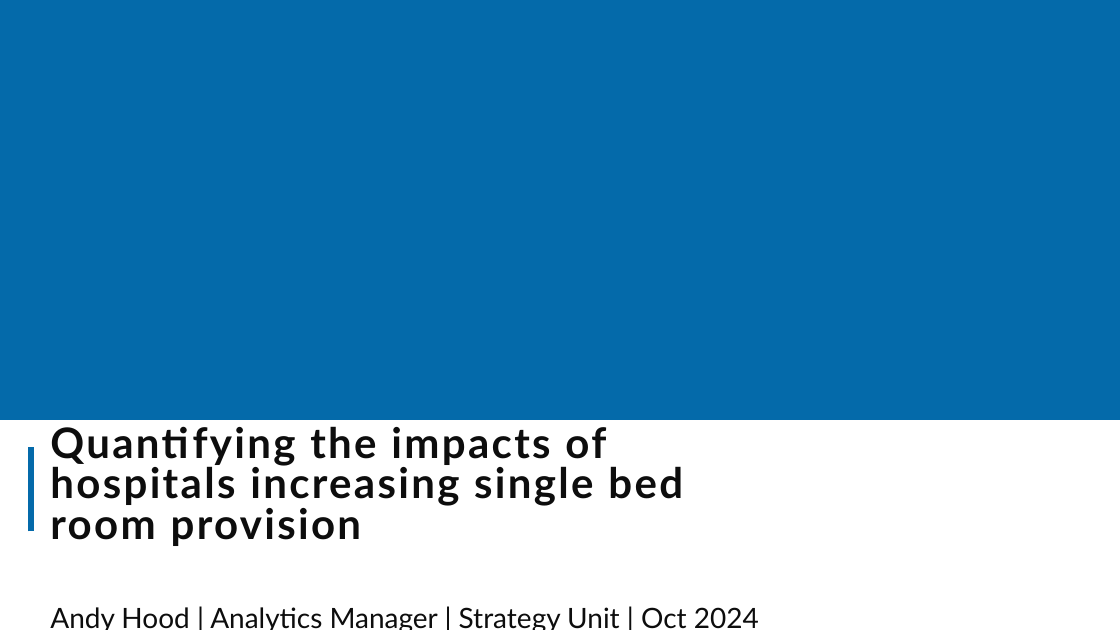
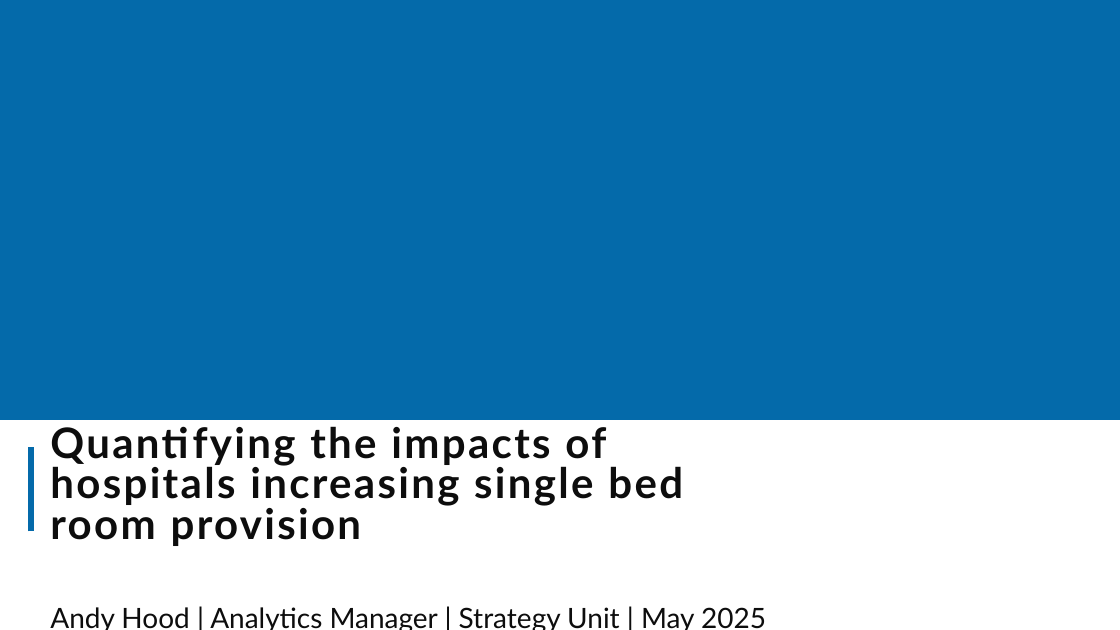
Before and after one commit to The-Strategy-Unit/nhp_sbr_impacts, a slide deck: slide 1 of NHP_SBR impacts_2024_summaryfinal.pptx. Drawn at 1120x630 pixels with LibreOffice and Linux fonts; fonts in the diff are those of the drawing; background and template pictures are left out. Boxes give left, top, right and bottom in pixels: in the first picture for what was removed or moved away, otherwise in the second. Text is boxed around its words. In the diff, an @@ line names an element or a change of style, - is before the commit and + after.

```diff
--- a/NHP_SBR impacts_2024_summaryfinal.pptx
+++ b/NHP_SBR impacts_2024_summaryfinal.pptx
@@ subtitle at bbox=[50, 607, 766, 630]: text changed @@
-Andy Hood | Analytics Manager | Strategy Unit | Oct 2024
+Andy Hood | Analytics Manager | Strategy Unit | May 2025
```
Also in this commit, not shown: 9 other slides changed, 2 slides added, 1 slide removed, 4 other files.
